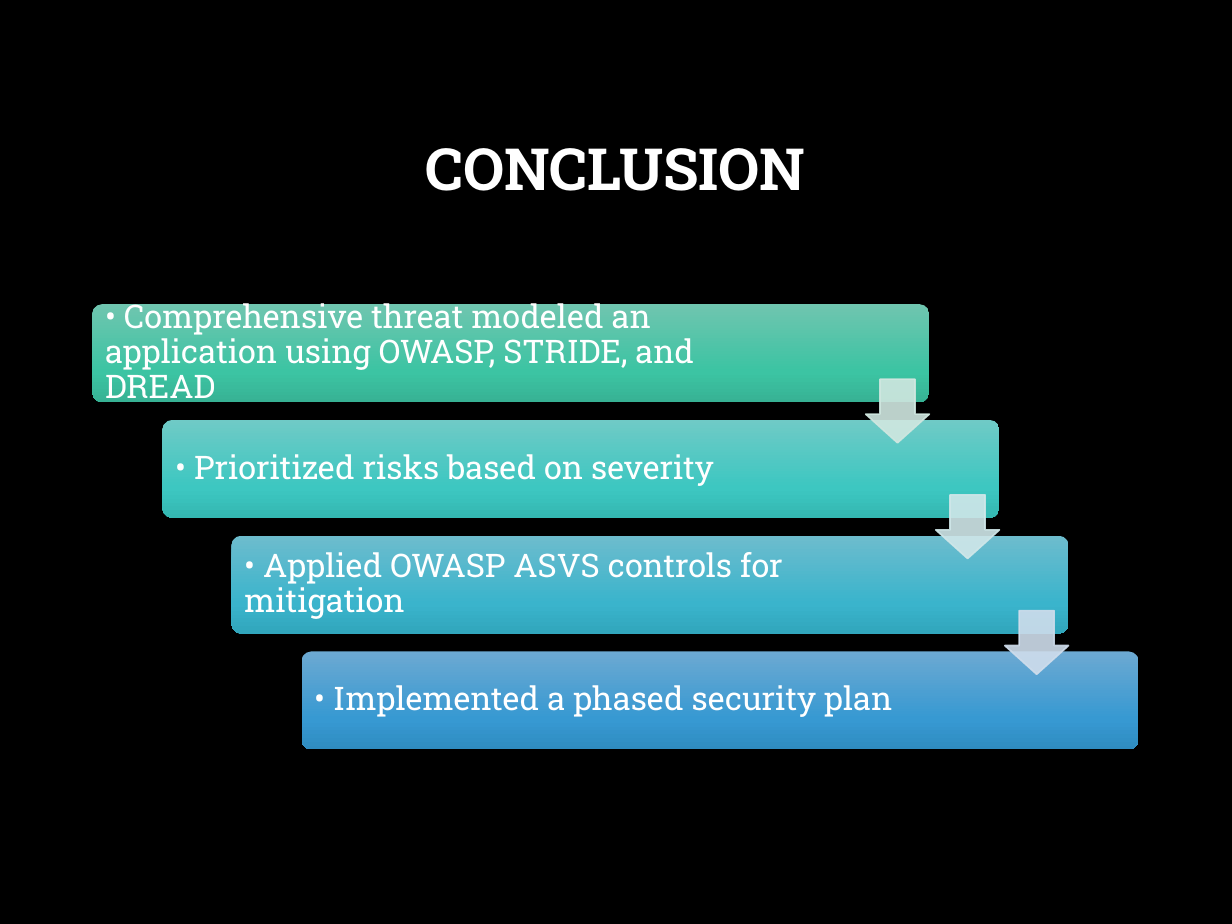
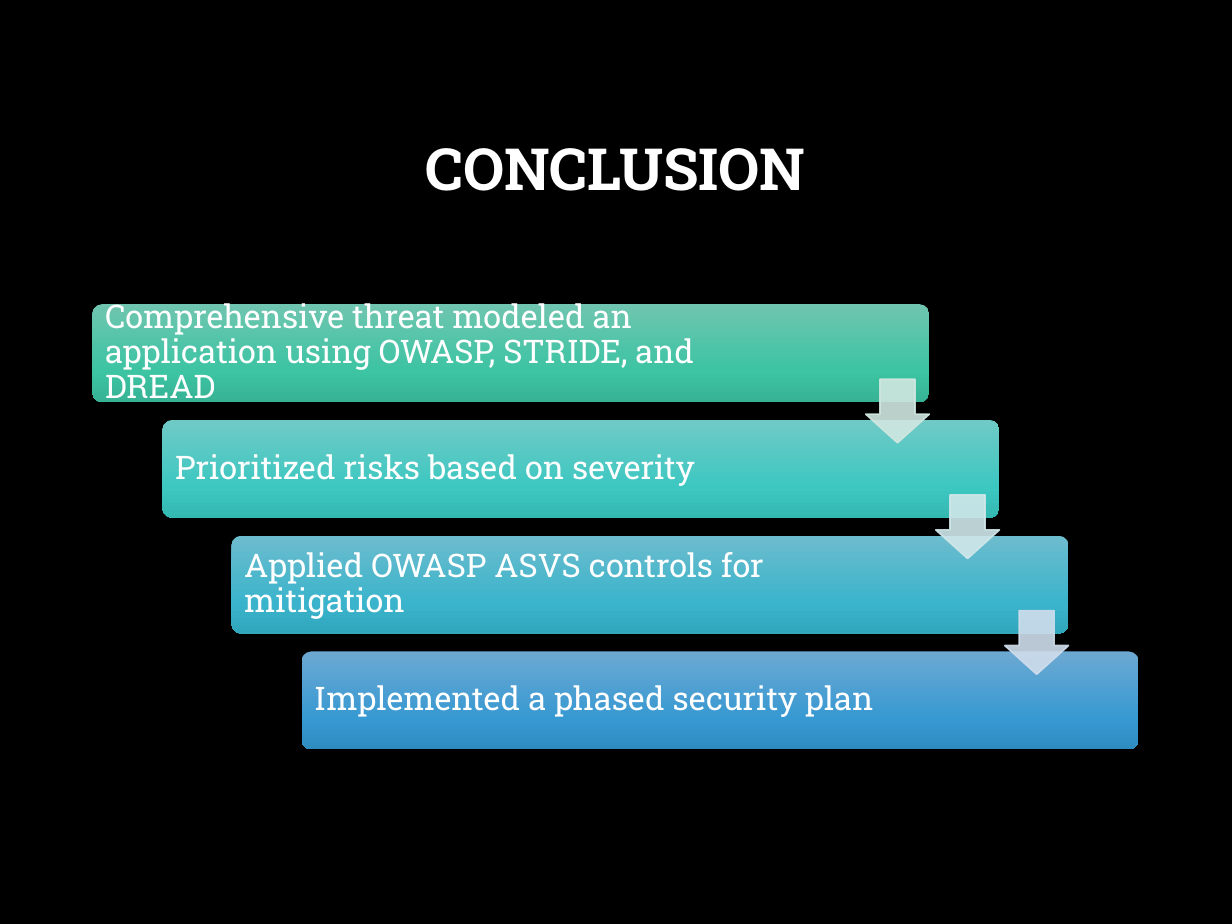
Before and after one commit to rafis-hub/sec_arch_design, a slide deck: slide 14 of security_arcitecture_design_askhseis/Threat_Modeling_Presentation.pptx. Drawn at 1232x924 pixels with LibreOffice and Linux fonts; fonts in the diff are those of the drawing; background and template pictures are left out. Boxes give left, top, right and bottom in pixels: in the first picture for what was removed or moved away, otherwise in the second. Text is boxed around its words. In the diff, an @@ line names an element or a change of style, - is before the commit and + after.

```diff
--- a/security_arcitecture_design_askhseis/Threat_Modeling_Presentation.pptx
+++ b/security_arcitecture_design_askhseis/Threat_Modeling_Presentation.pptx
@@ text at [105, 299, 693, 407]: text changed @@
-• Comprehensive threat modeled an application using OWASP, STRIDE, and DREAD
+Comprehensive threat modeled an application using OWASP, STRIDE, and DREAD
@@ text at [175, 454, 695, 486]: text changed @@
-• Prioritized risks based on severity
+Prioritized risks based on severity
@@ text at [244, 552, 764, 619]: text changed @@
-• Applied OWASP ASVS controls for mitigation
+Applied OWASP ASVS controls for mitigation
@@ text at [314, 685, 873, 717]: text changed @@
-• Implemented a phased security plan
+Implemented a phased security plan
```
Also in this commit, not shown: 5 other slides changed, 2 other files.
